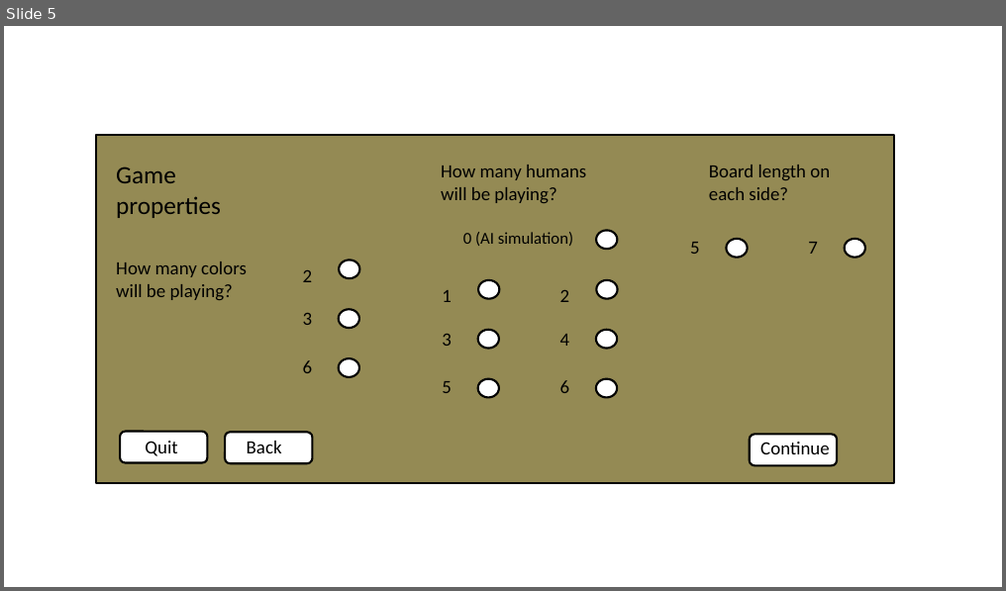
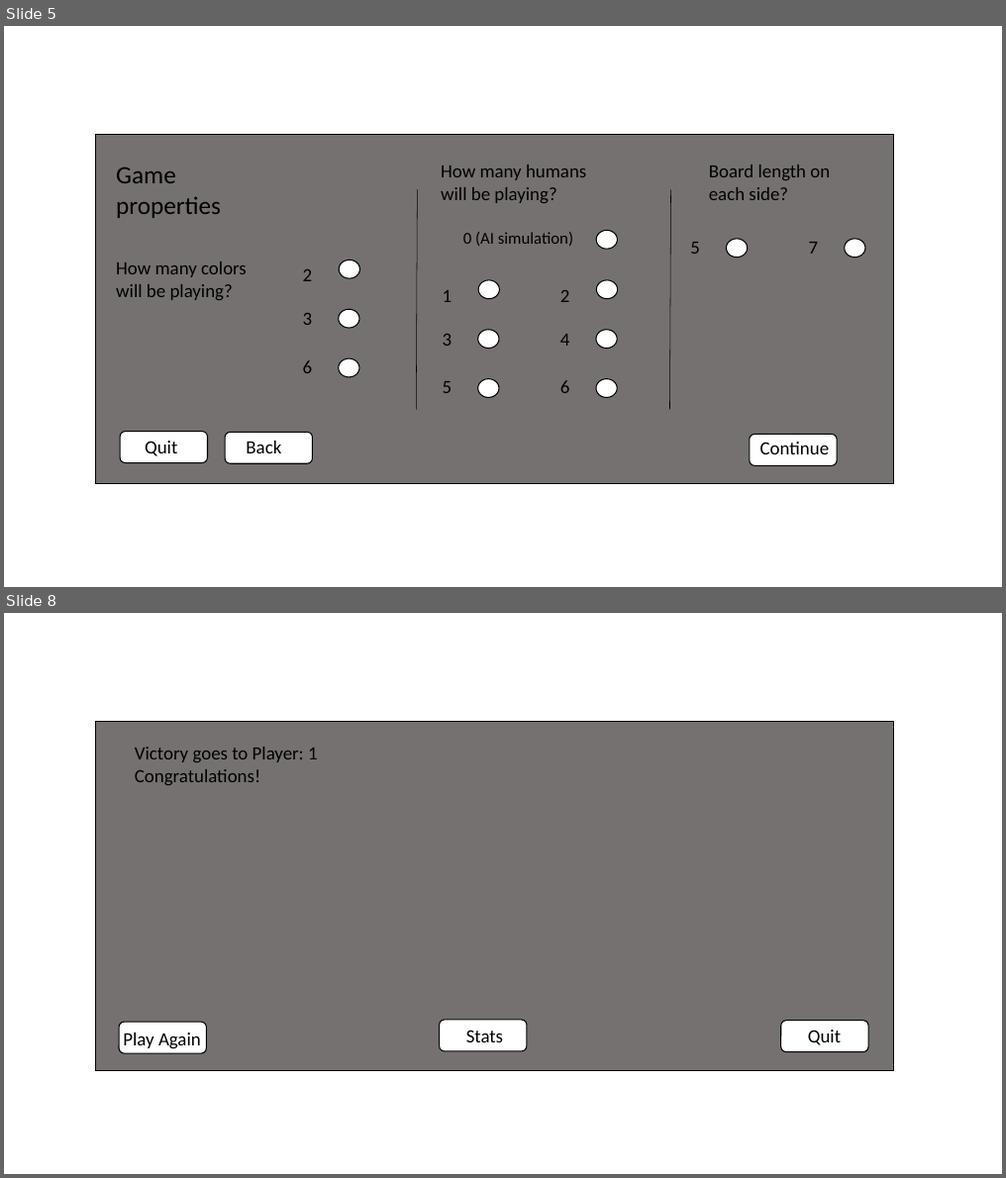
Before and after one commit to LucrativeHippo/BattleBots, a slide deck: doc/requiremnetsPics.pptx. Shown one above the other, each under a label of ours: slide 5 before the commit, slides 5 and 8 after it; the slides between them are not shown. The pictures are 1006x591 and 1006x1178 pixels, drawn with LibreOffice and Linux fonts; fonts in the diff are those of the drawing. Boxes give left, top, right and bottom in pixels: in the first picture for what was removed or moved away, otherwise in the second. Text is boxed around its words. In the diff, an @@ line names an element or a change of style, - is before the commit and + after.

Commit message:
Updating GUI pics, OMIT the game play slide

```diff
--- a/doc/requiremnetsPics.pptx
+++ b/doc/requiremnetsPics.pptx
@@ slide 8 added at (4, 613, 1002, 1174), background #FFFFFF @@
@@ rectangle added at (96, 722, 894, 1070), fill #767171, outline #000000 1 pt @@
@@ text added at (135, 747, 318, 785), 18 pt, text #000000 @@
+Victory goes to Player: 1
+Congratulations!
@@ rounded rectangle added at (119, 1022, 207, 1054), fill #FFFFFF, outline #000000 1 pt @@
@@ rounded rectangle added at (439, 1020, 527, 1052), fill #FFFFFF, outline #000000 1 pt @@
@@ rounded rectangle added at (781, 1021, 868, 1053), fill #FFFFFF, outline #000000 1 pt @@
@@ text added at (123, 1033, 201, 1050), 18 pt, text #000000 @@
+Play Again
@@ text added at (466, 1030, 503, 1043), 18 pt, text #000000 @@
+Stats
@@ text added at (808, 1030, 841, 1046), 18 pt, text #000000 @@
+Quit
@@ slide 5 changed as well @@
@@ rectangle at (96, 135, 894, 483): fill #948A54 to #767171; outline #000000 2 pt to #000000 1 pt @@
@@ line added from (417, 410) to (417, 190), #000000 0.5 pt @@
@@ line added from (670, 410) to (671, 190), #000000 0.5 pt @@
@@ outline #000000 2 pt to #000000 1 pt in 12 elements at (339, 261, 359, 279), (339, 310, 359, 329), (339, 360, 359, 377), (596, 280, 617, 299), (596, 330, 617, 349), (596, 379, 617, 398), (478, 280, 500, 299), (478, 330, 499, 349), (478, 379, 499, 398), (596, 230, 617, 249), (845, 239, 865, 258), (727, 239, 747, 258) @@
@@ outline #000000 2 pt to #000000 1 pt; proportions changed in 3 elements at (749, 435, 838, 467), (120, 432, 208, 464), (225, 433, 313, 464) @@
```
Also in this commit, not shown: 4 other slides changed, 3 other slides added.
